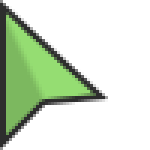
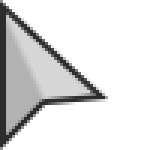
Layered file, before and after one edit (150 x 150). Changes by layer:
hid "Cursor friendly" over (6, 12, 96, 135)
showed "Cursor gray", painted on it over (6, 12, 96, 135)
